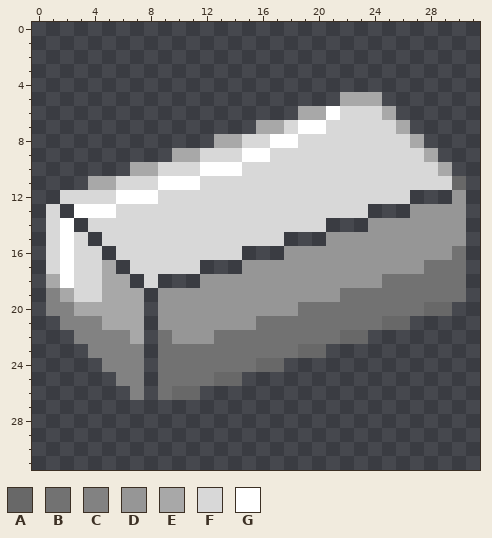
Pixel-art sprite: V1.0/mcImgs/13.png. That is the earlier state.
The file is 32x32 pixels.
Palette (. is transparent): A #686868  B #727272  C #828282  D #969696  E #a8a8a8  F #d8d8d8  G #ffffff
Pixels before, first column x 1:
 5 .....................EEE......
 6 ..................EEGFFFE.....
 7 ...............EEFGGFFFFFE....
 8 ............EEFFGGFFFFFFFFE...
 9 .........EEFFFGGFFFFFFFFFFFE..
10 ......EEFFFGGGFFFFFFFFFFFFFFE.
11 ...EEFFFGGGFFFFFFFFFFFFFFFFFFA
12 .FFFFGGGFFFFFFFFFFFFFFFFFF...D
13 F.GGGFFFFFFFFFFFFFFFFFF...DDDD
14 FG.FFFFFFFFFFFFFFFFF...DDDDDDD
15 FGF.FFFFFFFFFFFFF...DDDDDDDDDD
16 FGFF.FFFFFFFFF...DDDDDDDDDDDDB
17 FGFFE.FFFFF...DDDDDDDDDDDDDBBB
18 EGFFEE.F...DDDDDDDDDDDDDBBBBBB
19 CEFFEEE.DDDDDDDDDDDDDBBBBBBBBB
20 CCEEEEE.DDDDDDDDDDBBBBBBBBBAA.
21 .CCCEEE.DDDDDDDBBBBBBBBBAA....
22 ..CCCCE.BDDDBBBBBBBBBAA.......
23 ...CCCC.BBBBBBBBBBAA..........
24 ....CCC.BBBBBBBAA.............
25 .....CC.BBBBAA................
26 ......C.BAA...................
Once edited:
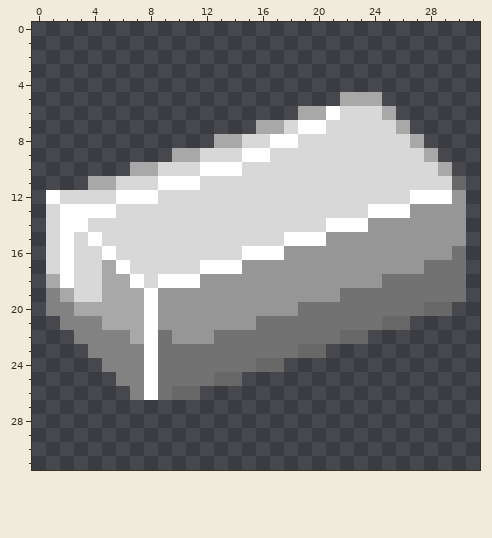
The exact change:
The edit adds colour G in row 12 at x 1 and 27 to 29; in row 13 at x 2 and 24 to 26; in row 14 at x 3 and 21 to 23; in row 15 at x 4 and 18 to 20; in row 16 at x 5 and 15 to 17; in row 17 at x 6 and 12 to 14.
The edit adds colour G in row 18 at x 7 and 9 to 11; in rows 19 to 26 at x 8.
Changed places in both pictures, as pixel boxes (x1, y1, x2, y2):
added: (46, 190, 452, 400)
